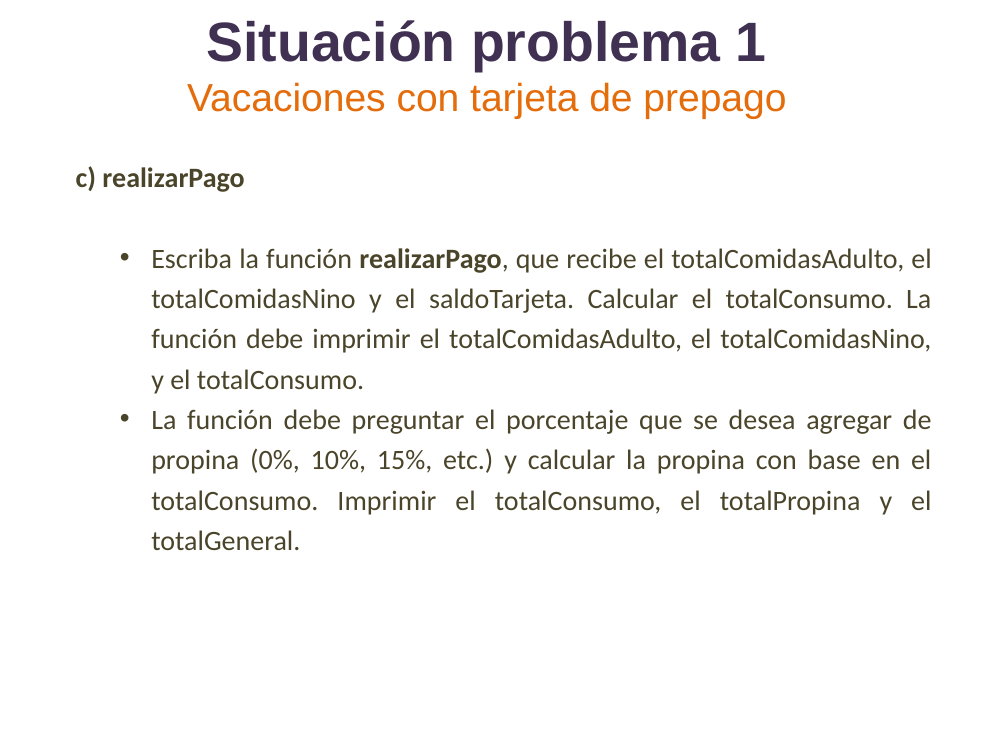
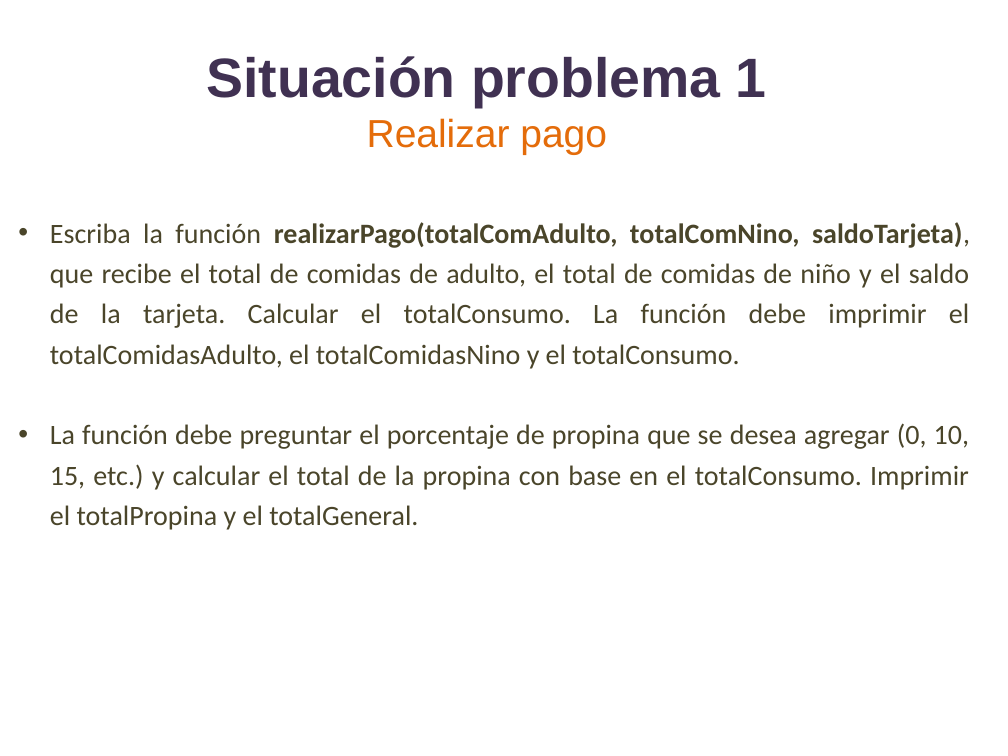
Before and after one commit to lizetheP/PensamientoC, a slide deck: slide 11 of Calendario2019/Presentaciones/Semana2/SITUACION1_F.pptx. Drawn at 1008x756 pixels with LibreOffice and Linux fonts; fonts in the diff are those of the drawing. Boxes give left, top, right and bottom in pixels: in the first picture for what was removed or moved away, otherwise in the second. Text is boxed around its words. In the diff, an @@ line names an element or a change of style, - is before the commit and + after.

```diff
--- a/Calendario2019/Presentaciones/Semana2/SITUACION1_F.pptx
+++ b/Calendario2019/Presentaciones/Semana2/SITUACION1_F.pptx
@@ title at (207, 56, 767, 155): text changed; size 27.9 to 39.6 pt; text colour #E46C0A to #403152; bold on @@
-Situación problema 1
-Vacaciones con tarjeta de prepago
+Situación problema 1
+Realizar pago
@@ text at (50, 222, 970, 530): text changed @@
-c) realizarPago
-  • Escriba la función realizarPago, que recibe el totalComidasAdulto, el totalComidasNino y el saldoTarjeta. Calcular el totalConsumo. La función debe imprimir el totalComidasAdulto, el totalComidasNino, y el totalConsumo.
-  • La función debe preguntar el porcentaje que se desea agregar de propina (0%, 10%, 15%, etc.) y calcular la propina con base en el totalConsumo. Imprimir el totalConsumo, el totalPropina y el totalGeneral.
+  • Escriba la función realizarPago(totalComAdulto, totalComNino, saldoTarjeta), que recibe el total de comidas de adulto, el total de comidas de niño y el saldo de la tarjeta. Calcular el totalConsumo. La función debe imprimir el totalComidasAdulto, el totalComidasNino y el totalConsumo.
+  • La función debe preguntar el porcentaje de propina que se desea agregar (0, 10, 15, etc.) y calcular el total de la propina con base en el totalConsumo. Imprimir el totalPropina y el totalGeneral.
```
Also in this commit, not shown: 7 other slides changed, 5 slides added, 1 other file.
